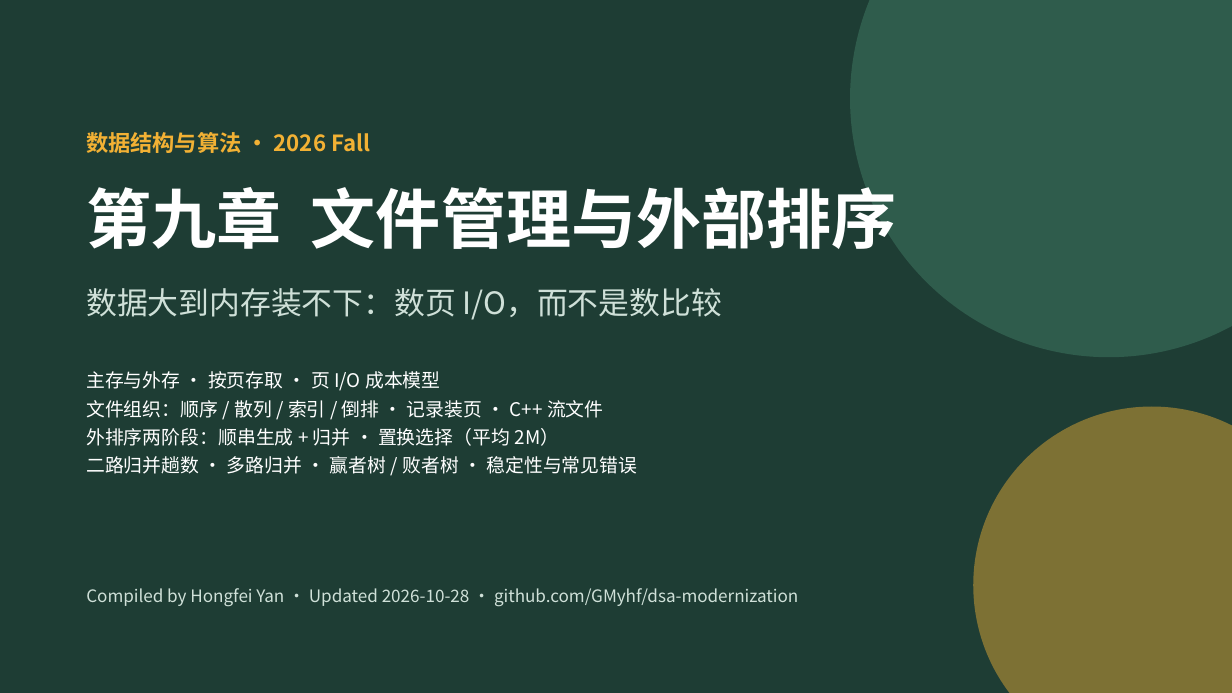
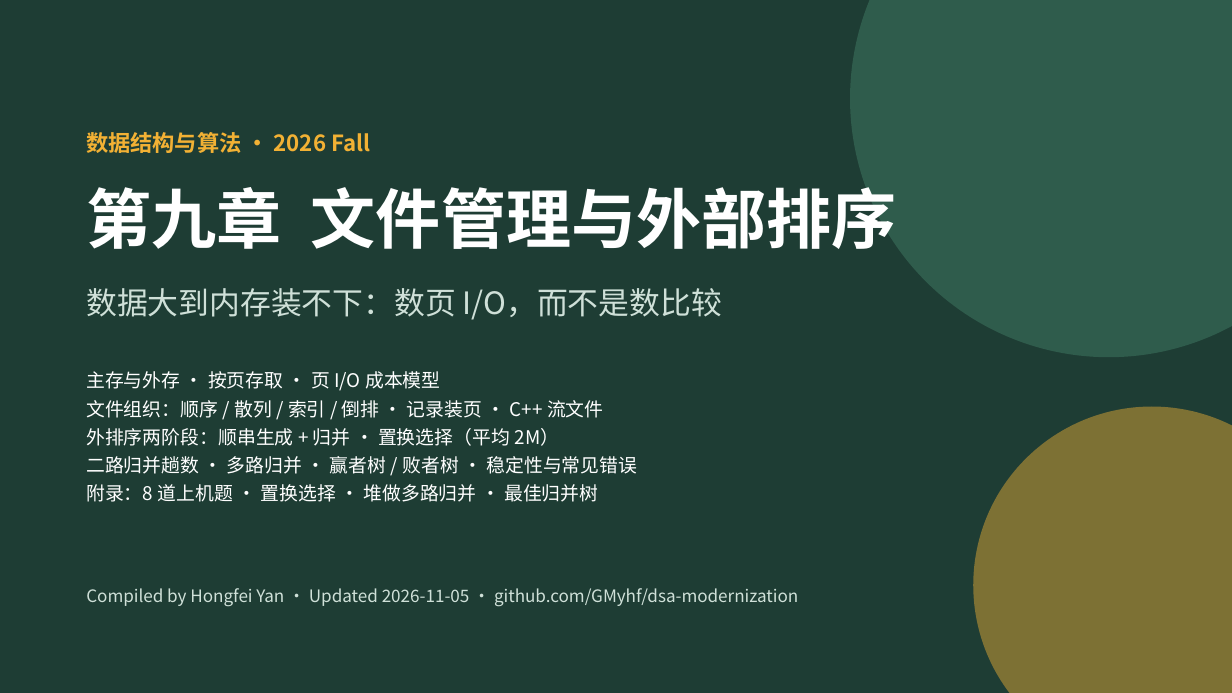
Before and after one commit to GMyhf/2026fall-cs201, a slide deck: slide 1 of courseware/202609_DSA_09_External_Sort.pptx. Drawn at 1232x693 pixels with LibreOffice and Linux fonts; fonts in the diff are those of the drawing. Boxes give left, top, right and bottom in pixels: in the first picture for what was removed or moved away, otherwise in the second. Text is boxed around its words. In the diff, an @@ line names an element or a change of style, - is before the commit and + after.

```diff
--- a/courseware/202609_DSA_09_External_Sort.pptx
+++ b/courseware/202609_DSA_09_External_Sort.pptx
@@ text at (86,484,598,502): paragraph added @@
+附录：8 道上机题 · 置换选择 · 堆做多路归并 · 最佳归并树
@@ text at (86,588,798,607): text changed @@
-Compiled by Hongfei Yan · Updated 2026-10-28 · github.com/GMyhf/dsa-modernization
+Compiled by Hongfei Yan · Updated 2026-11-05 · github.com/GMyhf/dsa-modernization
```
Also in this commit, not shown: 1 other slide changed, 9 slides added, 2 other files.
